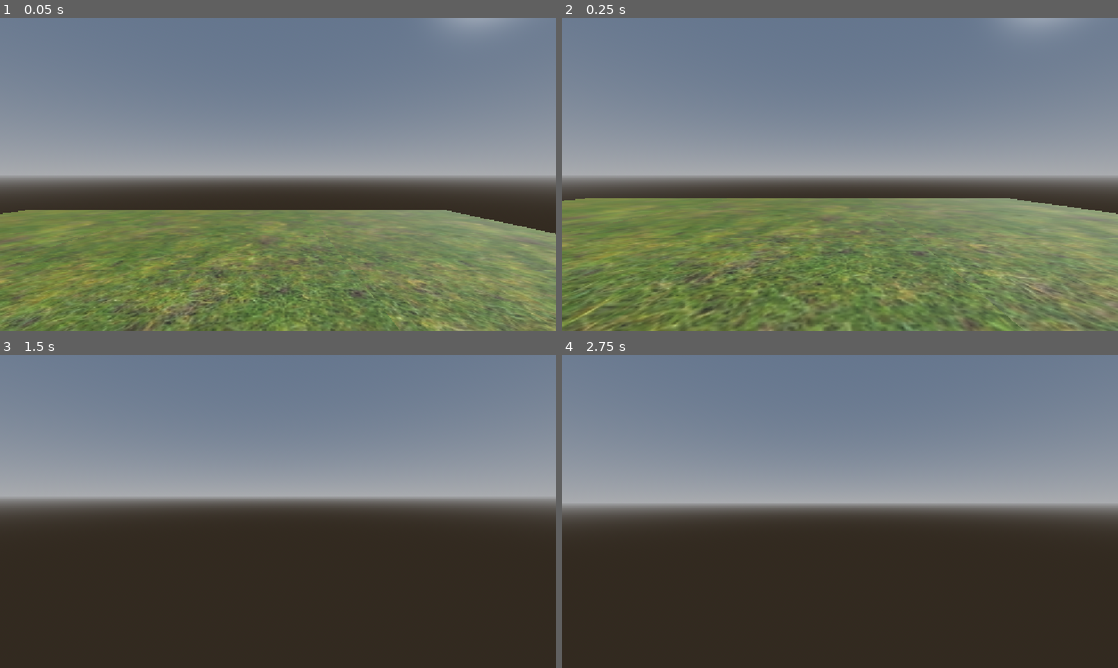
Above: before the commit, frames 1-4 (two rows, left to right).
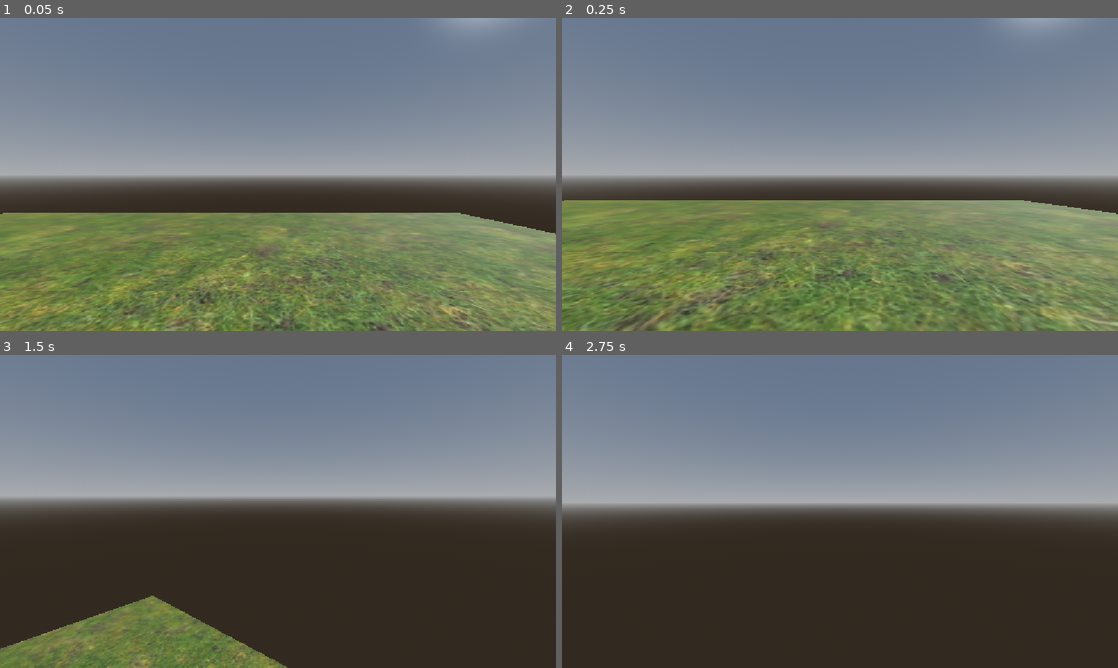
Above: after the commit, the same moments.

Repository: BAJ-Games/test-3d
Game: Godot game, scene res://scenes/main.tscn
The game is run twice, just before and just after one commit, with the same random seed, the same clock (stepped at 60 frames per second) and the same inputs.
Inputs (mouse positions are in pixels of both pictures, inside the frame that each line leads up to):
- Up to frame 1 (0.05 s): no input
- Up to frame 2 (0.25 s): no input
- Up to frame 3 (1.5 s): tap Enter (ui_accept) at 0.5, 0.77 s; move the mouse to (400, 495) at 0.52 s; hold Right (ui_right) 0.53-1.28 s; tap F (freefly) at 0.6 s; click (400, 495) at 0.67 s; tap Ctrl (sprint) at 0.8, 1.35 s; move the mouse to (250, 511) at 1.27 s; hold Up (ui_up) from 1.28 s (still down)
- Up to frame 4 (2.75 s): keep holding Up (ui_up); tap Enter (ui_accept) at 1.52, 2 s; tap F (freefly) at 1.55, 2.1 s; move the mouse to (851, 505) at 2.02 s; tap Ctrl (sprint) at 2.3 s

The runs differ from the first frame. In frame 1, 9.9% of the frame differs, in the area x 0-100%, y 61-100%; in frame 2, 11%, in the area x 0-100%, y 57-100%; in frame 3, 6.8%; in frame 4, nothing differs.

Commit message:
controler_look (#16)
look around on controller

Diff:
--- a/project.godot
+++ b/project.godot
@@ -82,6 +82,10 @@
 "events": [Object(InputEventKey,"resource_local_to_scene":false,"resource_name":"","device":-1,"window_id":0,"alt_press …(192 unchanged characters)…
 ]
 }
+controller_look={
+"deadzone": 0.2,
+"events": []
+}
 
 [physics]
 
--- a/scenes/main.tscn
+++ b/scenes/main.tscn
@@ -2,6 +2,7 @@
 
 [ext_resource type="PackedScene" uid="uid://bs72ogkvdd7d6" path="res://scenes/proto_controller.tscn" id="1_o5qli"]
 [ext_resource type="PackedScene" uid="uid://b764ehkgs5c6y" path="res://Grass.glb" id="2_0wfyh"]
+[ext_resource type="Script" uid="uid://da5u3rv233bqu" path="res://script/controller_test.gd" id="3_jyhfs"]
 [ext_resource type="PackedScene" uid="uid://mnrvgrqcy74g" path="res://Wall.glb" id="3_sugp2"]
 
 [sub_resource type="ProceduralSkyMaterial" id="ProceduralSkyMaterial_sgp6g"]
@@ -31,9 +32,7 @@
 shadow_enabled = true
 
 [node name="ProtoController" parent="." unique_id=1271265170 instance=ExtResource("1_o5qli")]
-transform = Transform3D(0.2, 0, 0, 0, 0.2, 0, 0, 0, 0.2, 11.2, 1.2, -10.5)
-can_sprint = true
-can_freefly = true
+transform = Transform3D(0.2, 0, 0, 0, 0.2, 0, 0, 0, 0.2, 11.2, 1.2, -10.721822)
 
 [node name="StaticBody3D" type="StaticBody3D" parent="." unique_id=702241037]
 transform = Transform3D(1, 0, 0, 0, 1, 0, 0, 0, 1, 12.7, 0, -5.5)
@@ -44,6 +43,7 @@
 
 [node name="Grass" parent="." unique_id=1226171197 instance=ExtResource("2_0wfyh")]
 transform = Transform3D(1, 0, 0, 0, 1, 0, 0, 0, 1, 8.6, 0, -4.7000003)
+script = ExtResource("3_jyhfs")
 
 [node name="Grass2" parent="." unique_id=1045138311 instance=ExtResource("2_0wfyh")]
 transform = Transform3D(1, 0, 0, 0, 1, 0, 0, 0, 1, 8.6, 0, -6.7000003)
--- /dev/null
+++ b/script/controller_test.gd
@@ -0,0 +1,34 @@
+
+extends Node
+
+func _ready() -> void:
+	Input.joy_connection_changed.connect(_on_joy_connection_changed)
+	print("Controller input detector started!")
+
+func _input(event: InputEvent) -> void:
+	if event is InputEventJoypadButton:
+		if event.pressed:
+			print("BUTTON PRESSED: ", event.button_index)
+		else:
+			print("BUTTON RELEASED: ", event.button_index)
+
+	elif event is InputEventJoypadMotion:
+		print(
+			"AXIS MOVED: ",
+			event.axis,
+			" | VALUE: ",
+			event.axis_value
+		)
+
+	elif event is InputEventKey:
+		if event.pressed and not event.echo:
+			print("KEY PRESSED: ", event.as_text())
+
+func _on_joy_connection_changed(
+		device: int,
+		connected: bool
+) -> void:
+	if connected:
+		print("CONTROLLER CONNECTED: ", device)
+	else:
+		print("CONTROLLER DISCONNECTED: ", device)
--- /dev/null
+++ b/script/controller_turn.gd
@@ -0,0 +1,25 @@
+@export var controller_sensitivity: float = 2.5
+@export var controller_deadzone: float = 0.18
+
+@onready var head: Node3D = $Head
+
+func _process(delta: float) -> void:
+	var look_x: float = Input.get_joy_axis(
+		0, JOY_AXIS_RIGHT_X
+	)
+	var look_y: float = Input.get_joy_axis(
+		0, JOY_AXIS_RIGHT_Y
+	)
+
+	if abs(look_x) > controller_deadzone:
+		rotate_y(-look_x * controller_sensitivity * delta)
+
+	if abs(look_y) > controller_deadzone:
+		head.rotation.x -= (
+			look_y * controller_sensitivity * delta
+		)
+		head.rotation.x = clamp(
+			head.rotation.x,
+			deg_to_rad(-85),
+			deg_to_rad(85)
+		)
--- a/script/proto_controller.gd
+++ b/script/proto_controller.gd
@@ -43,6 +43,8 @@
 @export var input_sprint : String = "sprint"
 ## Name of Input Action to toggle freefly mode.
 @export var input_freefly : String = "freefly"
+@export var controller_sensitivity: float = 2.5
+@export var controller_deadzone: float = 0.18
 
 var mouse_captured : bool = false
 var look_rotation : Vector2
@@ -52,6 +54,28 @@
 ## IMPORTANT REFERENCES
 @onready var head: Node3D = $Head
 @onready var collider: CollisionShape3D = $Collider
+
+func _process(delta: float) -> void:
+	var look_x: float = Input.get_joy_axis(
+		0, JOY_AXIS_RIGHT_X
+
+		)
+	var look_y: float = Input.get_joy_axis(
+		0, JOY_AXIS_RIGHT_Y
+	)
+
+	if abs(look_x) > controller_deadzone:
+		rotate_y(-look_x * controller_sensitivity * delta)
+
+	if abs(look_y) > controller_deadzone:
+		head.rotation.x -= (
+			look_y * controller_sensitivity * delta
+			)
+		head.rotation.x = clamp(
+			head.rotation.x,
+			deg_to_rad(-85),
+			deg_to_rad(85)
+			)
 
 func _ready() -> void:
 	check_input_mappings()
Not shown, added: script/controller_test.gd.uid
Not shown, added: script/controller_turn.gd.uid
Not shown, changed: README.md
